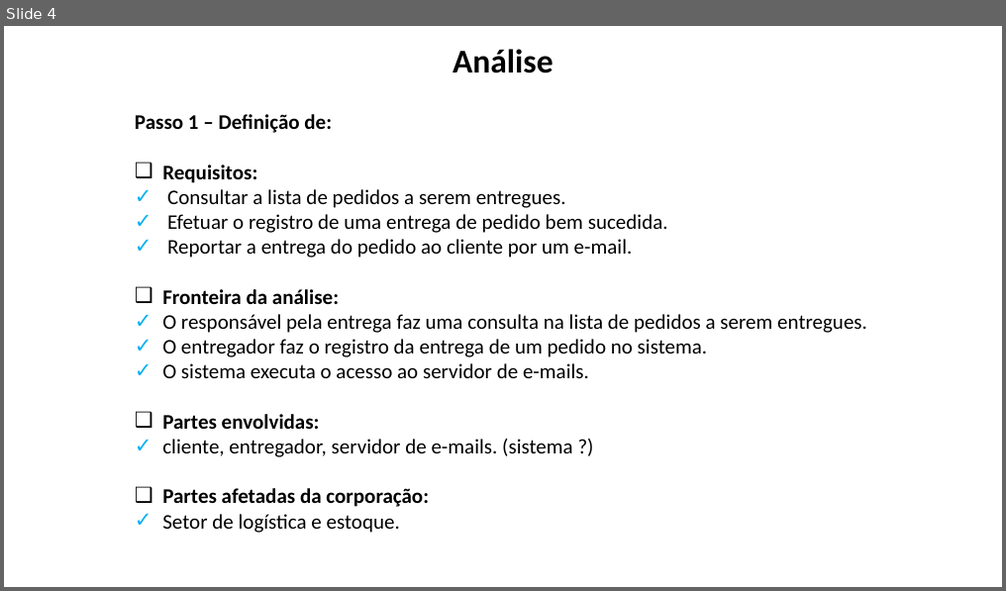
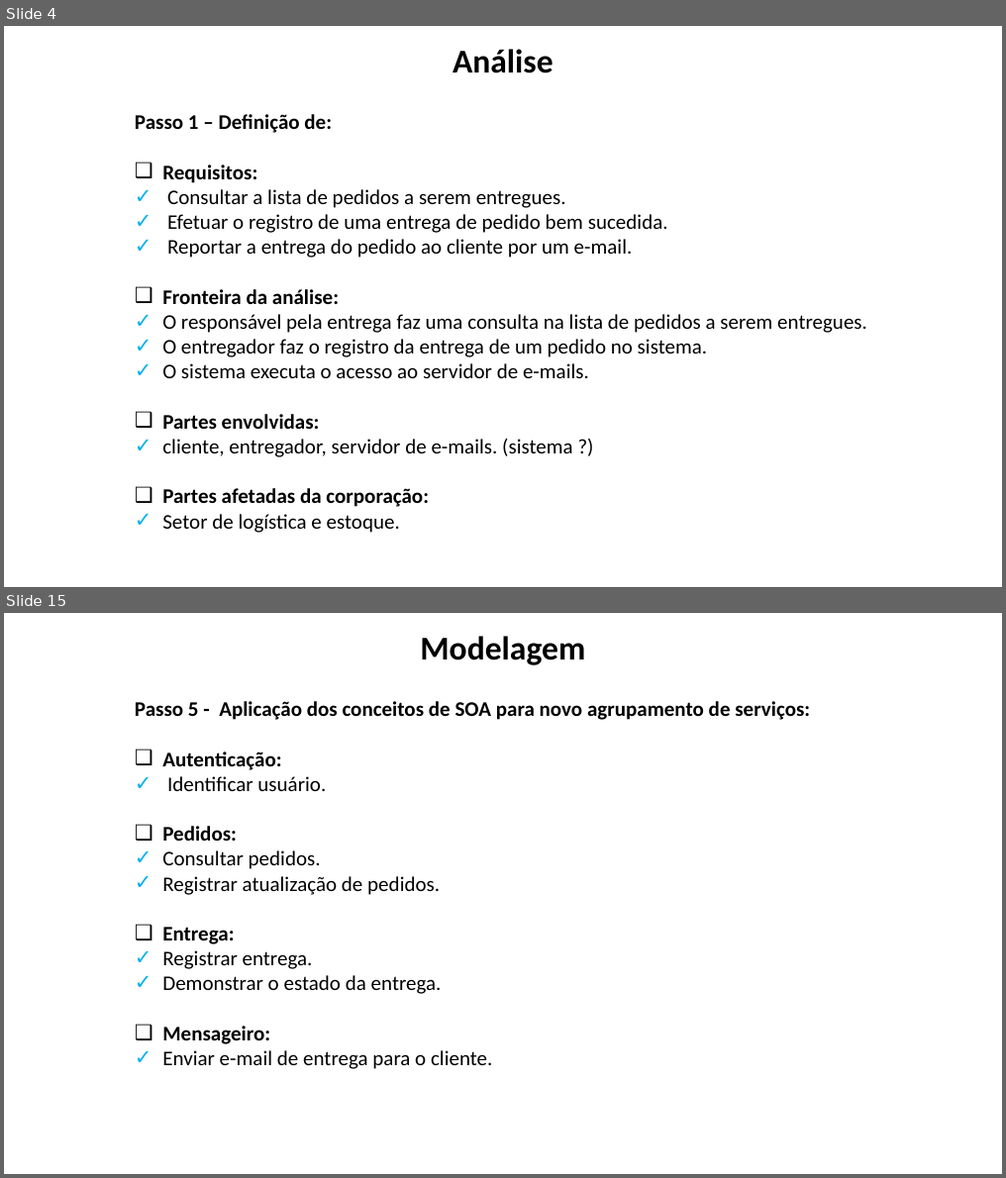
Before and after one commit to dm112-dupla/final-project, a slide deck: Trabalho 1 - DM112.pptx. Shown one above the other, each under a label of ours: slide 4 before the commit, slides 4 and 15 after it; the slides between them are not shown. The pictures are 1006x591 and 1006x1178 pixels, drawn with LibreOffice and Linux fonts; fonts in the diff are those of the drawing; background and template pictures are left out. Boxes give left, top, right and bottom in pixels: in the first picture for what was removed or moved away, otherwise in the second. Text is boxed around its words. In the diff, an @@ line names an element or a change of style, - is before the commit and + after.

```diff
--- a/Trabalho 1 - DM112.pptx
+++ b/Trabalho 1 - DM112.pptx
@@ slide 15 added at bbox=[4, 613, 1002, 1174], background picture (left out) @@
@@ text added at bbox=[420, 636, 585, 665], 32 pt, text #000000, bold @@
+Modelagem
@@ text added at bbox=[135, 701, 810, 1069], 20 pt, text #000000 @@
+Passo 5 - Aplicação dos conceitos de SOA para novo agrupamento de serviços:
+❑ Autenticação:
+✓ Identificar usuário.
+❑ Pedidos:
+✓ Consultar pedidos.
+✓ Registrar atualização de pedidos.
+❑ Entrega:
+✓ Registrar entrega.
+✓ Demonstrar o estado da entrega.
+❑ Mensageiro:
+✓ Enviar e-mail de entrega para o cliente.
```
Also in this commit, not shown: 4 slides changed, 10 other slides added, 4 slides removed.
